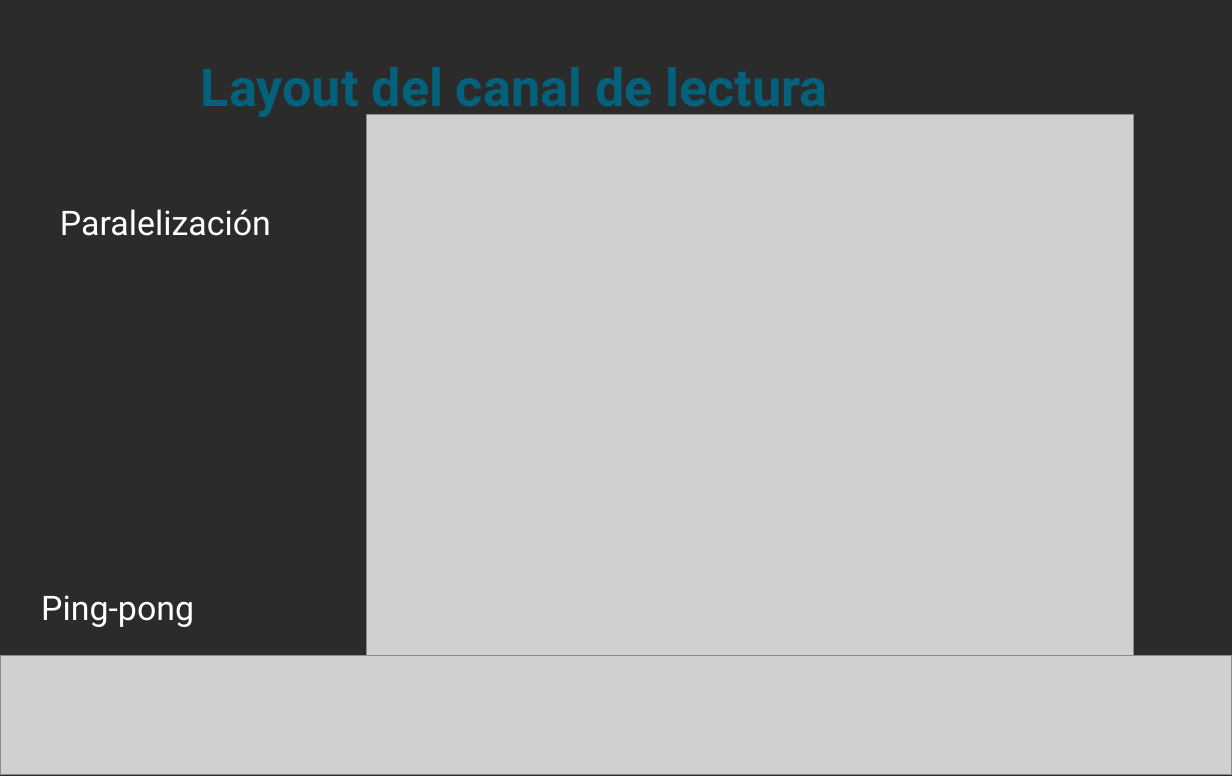
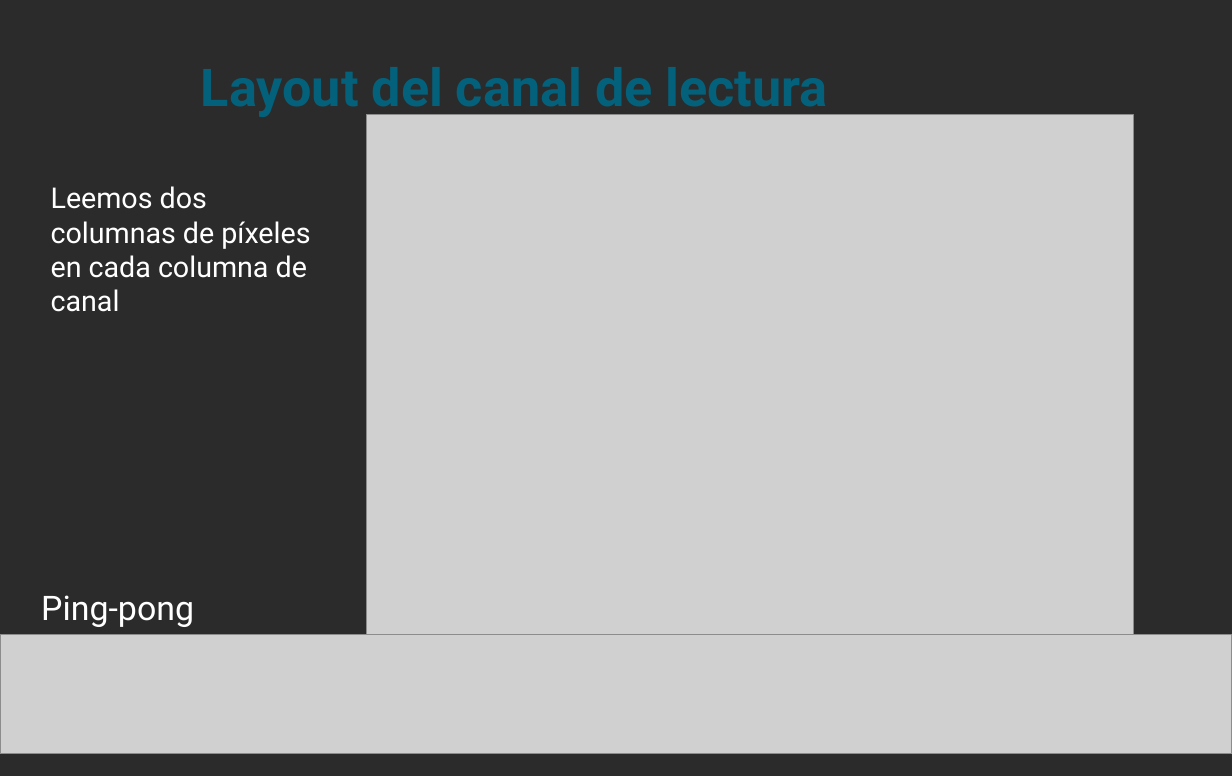
Before and after one commit to cmolinaord/TFG, a slide deck: slide 7 of exposition/expo.odp (slide 5 before the commit). Drawn at 1232x776 pixels with LibreOffice and Linux fonts; fonts in the diff are those of the drawing; grey boxes stand for pictures; background and template pictures are left out; a plain dark background stands for a picture behind light text. Boxes give left, top, right and bottom in pixels: in the first picture for what was removed or moved away, otherwise in the second. Text is boxed around its words. In the diff, an @@ line names an element or a change of style, - is before the commit and + after.

```diff
--- a/exposition/expo.odp
+++ b/exposition/expo.odp
@@ text added at (51,186,310,312), 22 pt, text #FFFFFF @@
+Leemos dos columnas de píxeles en cada columna de canal
@@ text removed at (60,209,271,236) @@
-Paralelización
@@ picture: place and size @@
-picture at (0,655,1232,775)
+picture at (0,635,1232,754)
```
Also in this commit, not shown: 7 other slides changed, 7 slides added, 3 slides removed.
